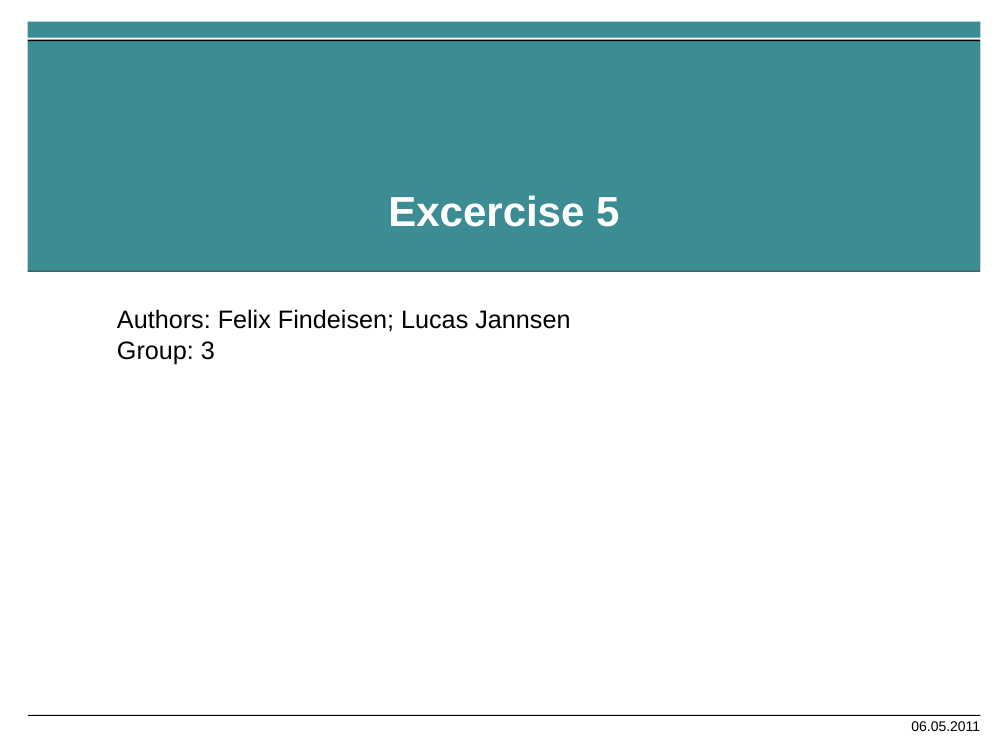
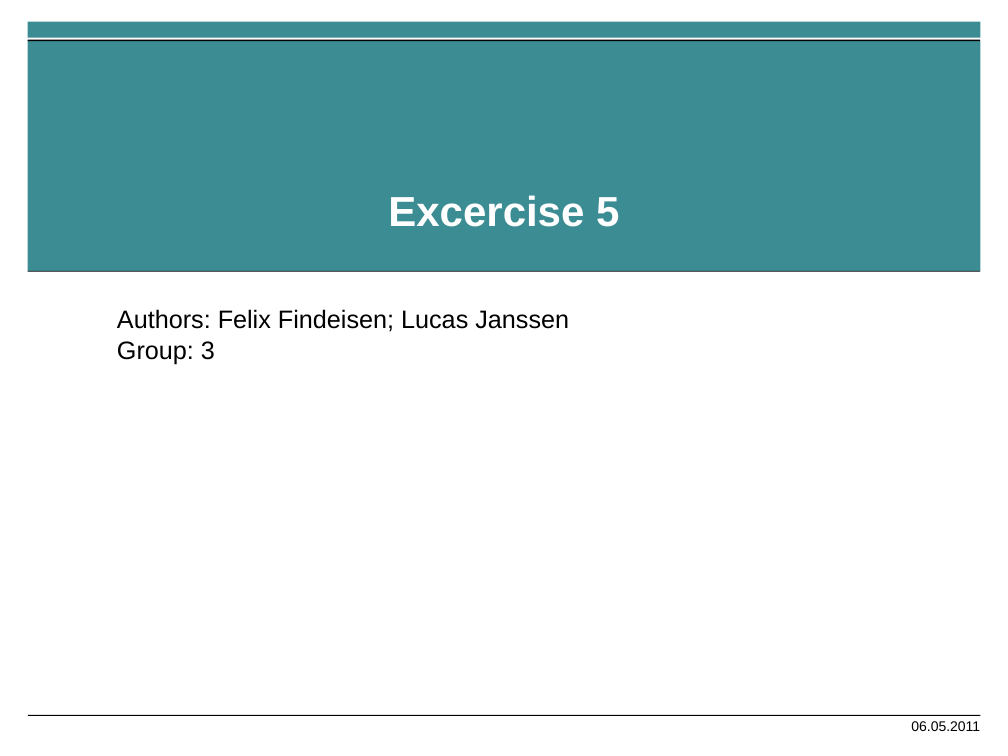
Before and after one commit to Luggashh/Praktikum-Wirtschaftsinformatik, a slide deck: slide 1 of Exercise 5/Excercise5_2_Presentation.pptx. Drawn at 1008x756 pixels with LibreOffice and Linux fonts; fonts in the diff are those of the drawing. Boxes give left, top, right and bottom in pixels: in the first picture for what was removed or moved away, otherwise in the second. Text is boxed around its words. In the diff, an @@ line names an element or a change of style, - is before the commit and + after.

```diff
--- a/Exercise 5/Excercise5_2_Presentation.pptx
+++ b/Exercise 5/Excercise5_2_Presentation.pptx
@@ text at (117,309,569,332): text changed @@
-Authors: Felix Findeisen; Lucas Jannsen
+Authors: Felix Findeisen; Lucas Janssen
```
Also in this commit, not shown: 5 other slides changed, 12 slides added.
